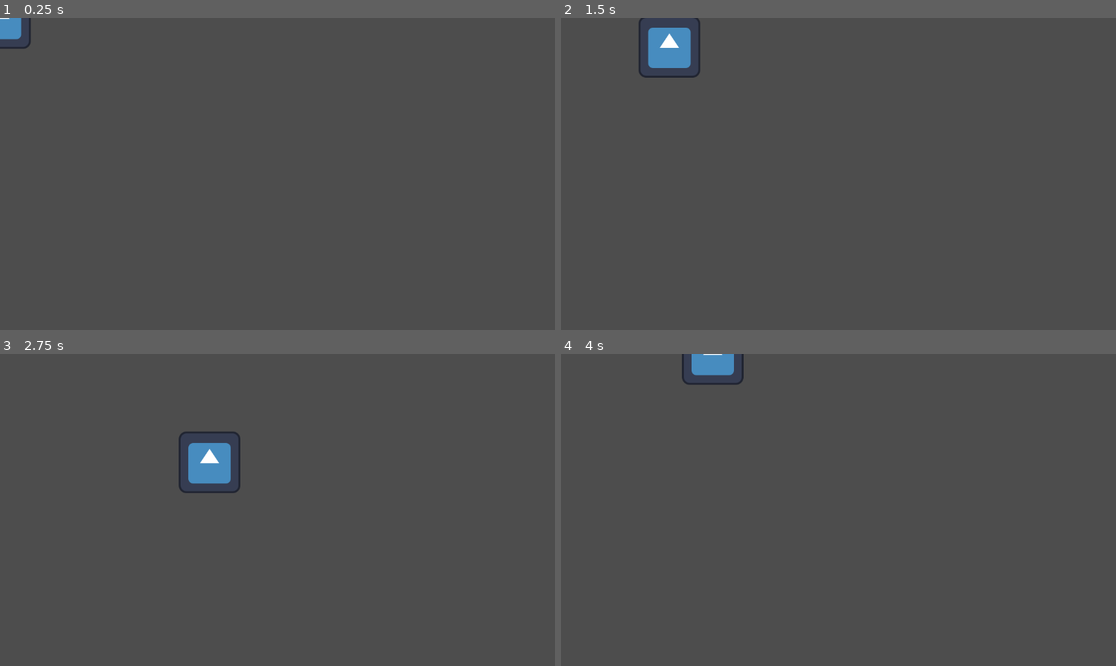
Above: before the commit, frames 1-4 (two rows, left to right).
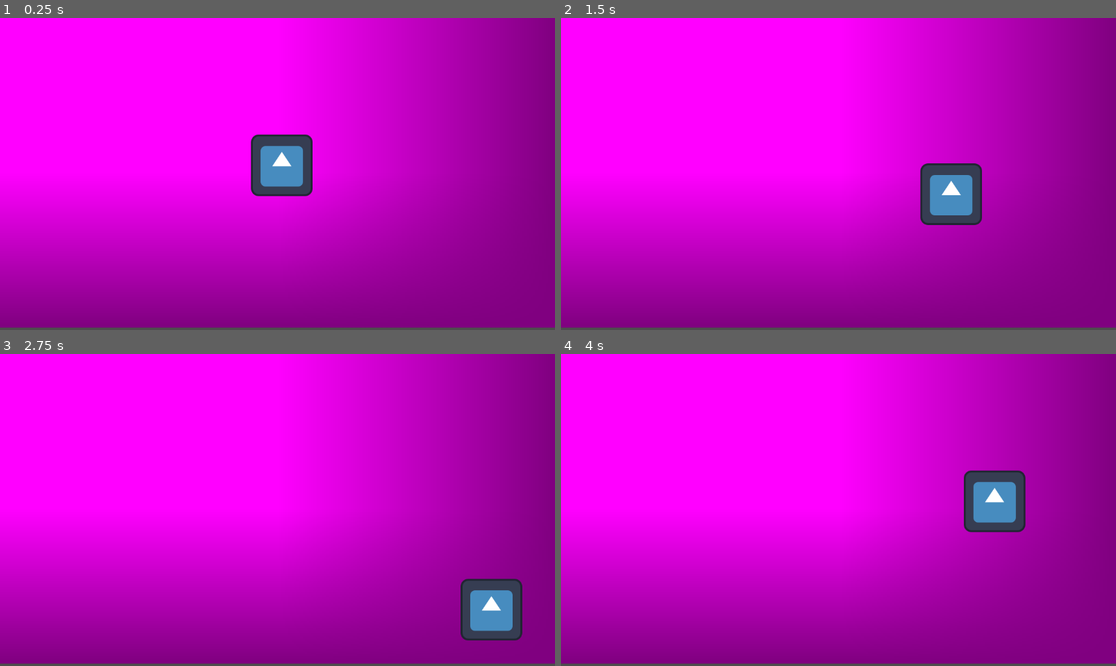
Above: after the commit, the same moments.

Repository: pingram-3/citrus-hack-2025
Game: Godot game, scene res://level.tscn
Same seed, same stepped clock (60 frames per second), same inputs: the game is played once before the commit and once after it. Before the commit the project starts from res://player.tscn. The engine's default icon, where the game draws it, is replaced by a stand-in: a white triangle on a blue panel in a dark square.
Inputs:
- Up to frame 1 (0.25 s): no input
- Up to frame 2 (1.5 s): tap Enter at 0.5 s; hold D (right) 0.53-1.28 s; hold S (down) from 1.28 s (still down)
- Up to frame 3 (2.75 s): release S (down) at 2.03 s; hold D (right) from 2.03 s (still down)
- Up to frame 4 (4 s): release D (right) at 2.78 s; hold W (up) 2.78-3.53 s; hold A (left) from 3.53 s (still down)

The runs differ from the first frame. In frame 1, 98% of the frame differs, in the area x 0-100%, y 0-100%; in frame 2, 98%; in frame 3, 98%; in frame 4, 98%.

Commit message:
Add boundaries to level

Diff:
--- /dev/null
+++ b/Main.tscn
@@ -0,0 +1,7 @@
+[gd_scene load_steps=2 format=3 uid="uid://ox78yx3jqiia"]
+
+[ext_resource type="PackedScene" uid="uid://btjkbbl60rhjh" path="res://level.tscn" id="1_glv2v"]
+
+[node name="Main" type="Node2D"]
+
+[node name="Level" parent="." instance=ExtResource("1_glv2v")]
--- /dev/null
+++ b/level.tscn
@@ -0,0 +1,50 @@
+[gd_scene load_steps=4 format=3 uid="uid://btjkbbl60rhjh"]
+
+[ext_resource type="PackedScene" uid="uid://dk2x2qhw4kgcw" path="res://player.tscn" id="1_u52ul"]
+
+[sub_resource type="PlaceholderTexture2D" id="PlaceholderTexture2D_5xgho"]
+
+[sub_resource type="RectangleShape2D" id="RectangleShape2D_u52ul"]
+size = Vector2(11.530001, 2500003.2)
+
+[node name="Level" type="Node2D"]
+
+[node name="Sprite2D" type="Sprite2D" parent="."]
+scale = Vector2(1154, 643)
+texture = SubResource("PlaceholderTexture2D_5xgho")
+centered = false
+
+[node name="Bounds" type="Node2D" parent="."]
+
+[node name="WallTop" type="StaticBody2D" parent="Bounds"]
+
+[node name="CollisionShape2D" type="CollisionShape2D" parent="Bounds/WallTop"]
+position = Vector2(577, -12.999999)
+scale = Vector2(100, 1e-05)
+shape = SubResource("RectangleShape2D_u52ul")
+
+[node name="WallBottom" type="StaticBody2D" parent="Bounds"]
+
+[node name="CollisionShape2D" type="CollisionShape2D" parent="Bounds/WallBottom"]
+position = Vector2(575, 656)
+scale = Vector2(100, 1e-05)
+shape = SubResource("RectangleShape2D_u52ul")
+
+[node name="WallLeft" type="StaticBody2D" parent="Bounds"]
+
+[node name="CollisionShape2D" type="CollisionShape2D" parent="Bounds/WallLeft"]
+position = Vector2(-14, 320)
+rotation = -1.5707964
+scale = Vector2(100, 1e-05)
+shape = SubResource("RectangleShape2D_u52ul")
+
+[node name="Wall Right" type="StaticBody2D" parent="Bounds"]
+
+[node name="CollisionShape2D" type="CollisionShape2D" parent="Bounds/Wall Right"]
+position = Vector2(1169, 333.99997)
+rotation = -1.5707964
+scale = Vector2(100, 1e-05)
+shape = SubResource("RectangleShape2D_u52ul")
+
+[node name="Player" parent="." instance=ExtResource("1_u52ul")]
+position = Vector2(585, 306)
--- a/node_2d.tscn
+++ /dev/null
@@ -1,3 +0,0 @@
-[gd_scene format=3 uid="uid://btjkbbl60rhjh"]
-
-[node name="Node2D" type="Node2D"]
--- a/project.godot
+++ b/project.godot
@@ -11,7 +11,7 @@
 [application]
 
 config/name="CitrusHack2025"
-run/main_scene="uid://b16wqnv4k4288"
+run/main_scene="uid://btjkbbl60rhjh"
 config/features=PackedStringArray("4.5", "Forward Plus")
 config/icon="res://icon.svg"
 
--- /dev/null
+++ b/sprite_2d.gd
@@ -0,0 +1,16 @@
+extends Sprite2D
+
+func _fit_to_viewport():
+	if texture == null:
+		return
+
+	var viewport_size = get_viewport_rect().size
+	var tex_size = texture.get_size()
+
+	# Scale in X and Y so the sprite exactly matches the viewport size
+	scale = viewport_size / tex_size
+
+# Called when the node enters the scene tree for the first time.
+func _ready() -> void:
+	_fit_to_viewport()
+	get_viewport().size_changed.connect(_fit_to_viewport)
Not shown: 1 places in player.tscn that only renumber resources
Not shown, added: sprite_2d.gd.uid
